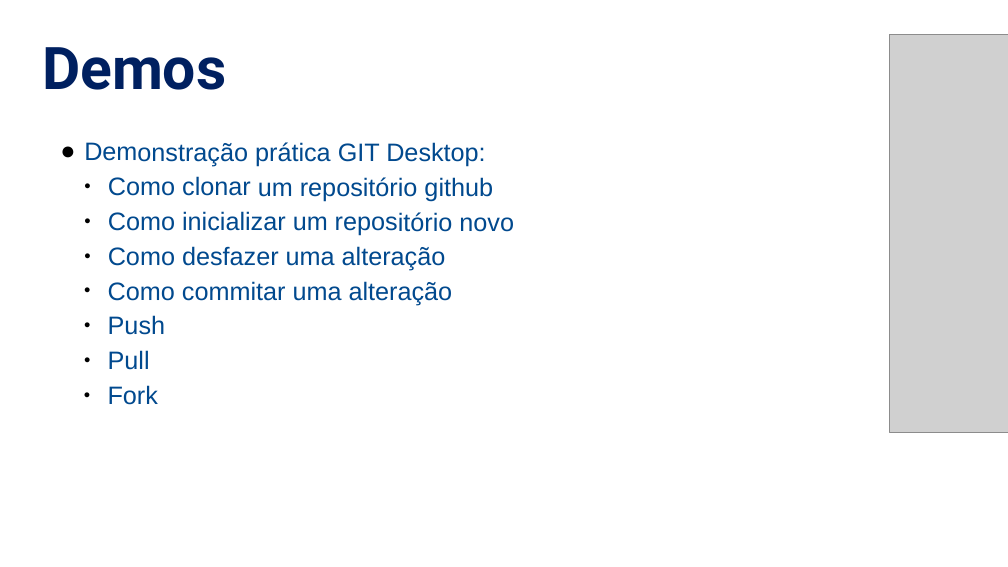
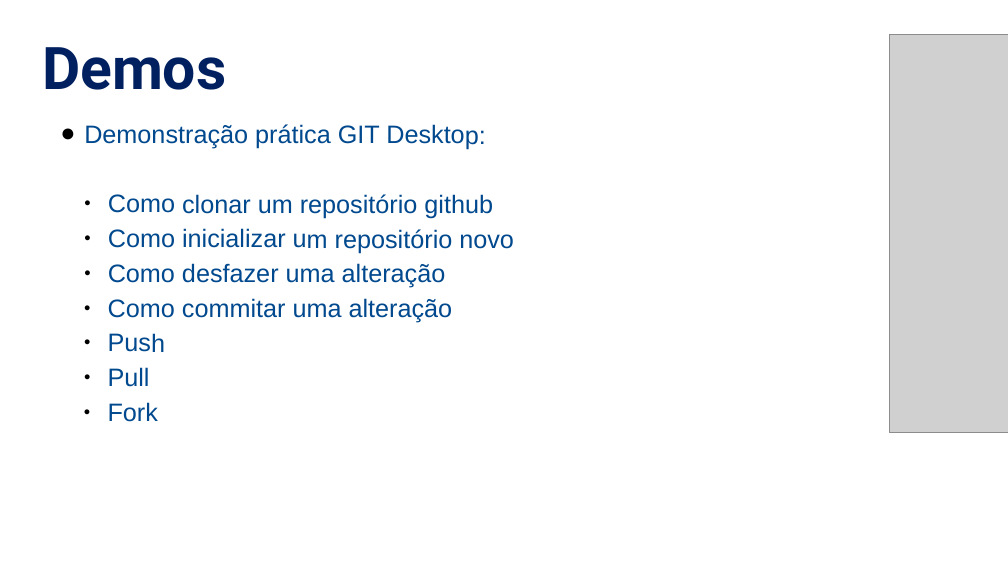
Before and after one commit to NaturalCoder/TI96, a slide deck: slide 10 of aula06/Aula06.pptx. Drawn at 1008x567 pixels with LibreOffice and Linux fonts; fonts in the diff are those of the drawing; grey boxes stand for pictures. Boxes give left, top, right and bottom in pixels: in the first picture for what was removed or moved away, otherwise in the second. Text is boxed around its words. In the diff, an @@ line names an element or a change of style, - is before the commit and + after.

```diff
--- a/aula06/Aula06.pptx
+++ b/aula06/Aula06.pptx
@@ text "Demonstração prática GIT Desktop:" rewrapped from [84,142,514,405] to [84,124,514,422] @@
```
Also in this commit, not shown: 1 other slide changed, 1 other file.
